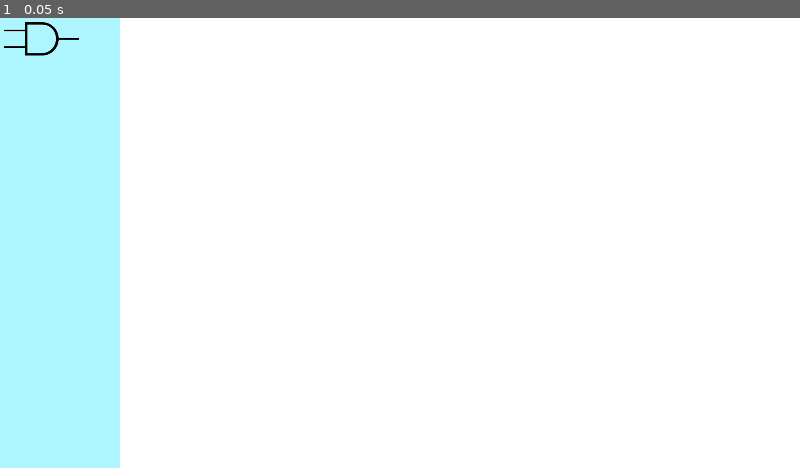
Above: before the commit, frame 1.
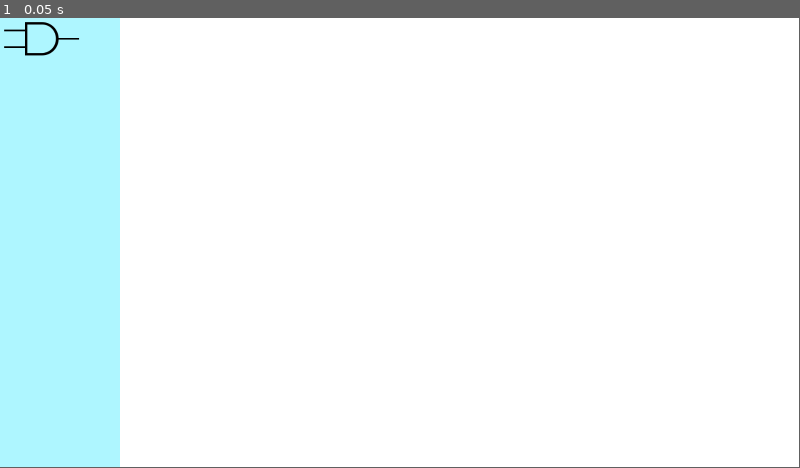
Above: after the commit, the same moment.

Repository: sleep-walkerr/CircuitCanvas
Game: Godot game, scene res://GUI/GUI.tscn
The game is run twice, just before and just after one commit, with the same random seed, the same clock (stepped at 60 frames per second) and the same inputs. This scene is started directly instead of the project's main scene.
Inputs:
- Up to frame 1 (0.05 s): no input
In our replay, the window is 800x450 before the commit and 799x449 after it. These sizes can differ from the game's own. Grey fills any space a smaller window leaves; there, only what the larger window draws over its background counts as a difference.

The runs differ from the first frame. In frame 1, less than 0.1% of the frame differs, in the area x 0-15%, y 0-100%.

Commit message:
Commit notes: Full rework of gates and movement - full rework of gate structure and functionality     - forced to have type when instanced     - helper function to set gate type at any time (allows for switching type after instancing)     - now distincly detects a single click vs a click and drag (this matters for selection functionality) - Full rework of movement system for instanced gates     - instead of using a software cursor, better solution, use the instanced gate as the cursor         - switch to FPS-like control scheme where mouse is captured in center of screen and hidden when moving a gate           and input from captured mouse is used to move gate         - mouse is shown when gate is dropped at its position relative to the gate when picked up (offset based) - Full rework of hover system     - Reference to instanced node is passed to main Node2D from node when said node is hovered over         - This gives the specific node being hovered over and allows changes to be made to its     - Blue highlight when hovered over (will make this look better in the future)

Diff:
--- a/Buffer/Buffer.tscn
+++ /dev/null
@@ -1,47 +0,0 @@
-[gd_scene load_steps=6 format=2]
-
-[ext_resource path="res://Buffer/BufferScript.gd" type="Script" id=1]
-[ext_resource path="res://Buffer/Buffer.png" type="Texture" id=2]
-
-[sub_resource type="CanvasItemMaterial" id=3]
-
-[sub_resource type="RectangleShape2D" id=1]
-extents = Vector2( 117.5, 57.5 )
-
-[sub_resource type="GDScript" id=2]
-script/source = "extends Area2D
-
-
-# Declare member variables here. Examples:
-# var a = 2
-# var b = \"text\"
-
-
-# Called when the node enters the scene tree for the first time.
-func _ready():
-	pass#connect(\"mouse_entered\", get_parent().get_parent(), \"testFunc\")
-
-
-# Called every frame. 'delta' is the elapsed time since the previous frame.
-#func _process(delta):
-#	pass
-"
-
-[node name="BufferTest" type="KinematicBody2D"]
-script = ExtResource( 1 )
-
-[node name="BufferSprite" type="Sprite" parent="."]
-texture = ExtResource( 2 )
-
-[node name="CollisionShape2D" type="CollisionShape2D" parent="."]
-material = SubResource( 3 )
-shape = SubResource( 1 )
-
-[node name="Area2D" type="Area2D" parent="."]
-script = SubResource( 2 )
-
-[node name="CollisionShape2D" type="CollisionShape2D" parent="Area2D"]
-shape = SubResource( 1 )
-
-[connection signal="ready" from="." to="." method="_on_BufferTest_ready"]
-[connection signal="input_event" from="Area2D" to="." method="_on_Area2D_input_event"]
--- a/Buffer/BufferScript.gd
+++ /dev/null
@@ -1,34 +0,0 @@
-extends KinematicBody2D
-
-var selected = false
-var offset
-var frame = 0
-
-func _on_Area2D_input_event(viewport, event, shape_idx):
-		if Input.is_action_just_pressed("click]"):
-			selected = true
-			offset = get_global_mouse_position() - global_position
-
-
-
-
-
-func _physics_process(delta):
-	if selected:
-		#for non-collision slide through
-		#global_position = lerp(global_position, get_global_mouse_position() - offset, 25 * delta)
-
-		#for collision based interaction with gates
-		var direction = (get_global_mouse_position() - position) - offset
-		move_and_collide(direction)
-
-
-func _input(event):
-	if event is InputEventMouseButton:
-		if event.button_index == BUTTON_LEFT and not event.pressed:
-			selected = false
-
-
-func _on_BufferTest_ready():
-	$Area2D.connect("mouse_entered", get_parent(), "EnteredInstancedScene")
-	$Area2D.connect("mouse_exited", get_parent(), "ExitedInstancedScene")
--- a/GUI/ANDButtonScript.gd
+++ b/GUI/ANDButtonScript.gd
@@ -8,8 +8,7 @@
 
 # Called when the node enters the scene tree for the first time.
 func _ready():
-	self.connect("mouse_entered", get_node("/root/Node2D"), "OverSelectableScene", [self])
-	self.connect("mouse_exited", get_node("/root/Node2D"), "LeftSelectableScene", [null])
+	pass
 
 
 # Called every frame. 'delta' is the elapsed time since the previous frame.
--- a/GUI/GUI.tscn
+++ b/GUI/GUI.tscn
@@ -27,4 +27,7 @@
 texture_normal = ExtResource( 2 )
 script = ExtResource( 3 )
 
+[node name="CanvasLayer" type="CanvasLayer" parent="."]
+follow_viewport_enable = true
+
 [connection signal="pressed" from="VBoxContainer/ANDButton" to="VBoxContainer/ANDButton" method="_on_ANDButton_pressed"]
--- a/GUI/GUIScript.gd
+++ b/GUI/GUIScript.gd
@@ -9,12 +9,7 @@
 
 # Called when the node enters the scene tree for the first time.
 func _ready():
-	self.connect("mouse_entered", get_node("/root/Node2D"), "OverSelectableScene", [self])
-	self.connect("mouse_exited", get_node("/root/Node2D"), "LeftSelectableScene", [null])
-
-
-
-
+	pass
 
 # Called every frame. 'delta' is the elapsed time since the previous frame.
 #func _process(delta):
--- a/Gate/Gate.gd
+++ b/Gate/Gate.gd
@@ -1,38 +1,26 @@
 extends KinematicBody2D
 
-var selected = false
 var offset
 var frame = 0
-var type = null
+var type = "OR"
 var gateSprite = Sprite.new()
 
 
 
 func _on_Area2D_input_event(viewport, event, shape_idx):
-		if Input.is_action_just_pressed("click]"):
-			selected = true
-			offset = get_global_mouse_position() - global_position
+	if Input.is_action_just_pressed("click]"):
+		offset = get_global_mouse_position() - global_position
 
-
-
-
-func _physics_process(delta): #consider using *_input (not the same as _input)
-	if selected:
+func _physics_process(delta): # should be used when querying the state of an input (in this case, to query whether left click is still pressed)
+	if Input.is_mouse_button_pressed(1):
 		#global_position = lerp(global_position, get_global_mouse_position() - offset, 25 * delta)
 		var direction = (get_global_mouse_position() - position) - offset
 		move_and_collide(direction)
-
-
-func _input(event):
-	if event is InputEventMouseButton:
-		if event.button_index == BUTTON_LEFT and not event.pressed:
-			selected = false
 
 func set_Gate_Type(type):
 	gateSprite.texture = load("res://Gate/" + type + ".png")
 	self.add_child(gateSprite)
 
-
 func _ready():
 	set_Gate_Type(type)
 	$Area2D.connect("mouse_entered", get_parent(), "OverSelectableScene", [self])
--- a/MainScene.gd
+++ b/MainScene.gd
@@ -4,30 +4,58 @@
 # Declare member variables here. Examples:
 # var a = 2
 # var b = "text"
-var selectedGate = null
+var selectedGate = "OR"
 var scene_currently_over
+var selected_scenes
+
+var mouseDelta = Vector2(0,0)
+
 # Called when the node enters the scene tree for the first time.
 func _ready():
 	pass # Replace with function body.
 
+func OverSelectionGUI():
+	pass
+
 func OverSelectableScene(currently_over): #sets scene_currently_over to a reference of the instanced scene currently being hovered over
-	scene_currently_over = currently_over
+	if Input.mouse_mode != Input.MOUSE_MODE_CAPTURED:
+		scene_currently_over = currently_over
+		scene_currently_over.set_physics_process(true)
+		scene_currently_over.Blank.visible = true
 
 func LeftSelectableScene(currently_over): #sets scene_currently_over to null, bc now you aren't over anything...
-	scene_currently_over = currently_over
+	if Input.mouse_mode != Input.MOUSE_MODE_CAPTURED:
+		scene_currently_over.Blank.visible = false
+		scene_currently_over.set_physics_process(false)
+		scene_currently_over = currently_over
+
+# add, remove, and clear selected gates
+# selection list should be cleared when blank canvas is clicked or gate is clicked
+# when gate is clicked, add to selection list
+func SelectGates():#Add list of gates (most of the time its just going to be one) to list of currently selected gates
+	pass
+
+func DeselectGate(): #Remove gate from list of selected gates (bc selection can only remove one at a time. use windows desktop for reference)
+	pass
 
 func SelectedGate(scenePath):
 	selectedGate = scenePath
 
 func _input(event):
-	if event.is_action_pressed("click]") and scene_currently_over == null:
-		var gate_instance = load("res://Gate/Gate.tscn").instance()
+	if event.is_action_pressed("click]") and scene_currently_over == null and selectedGate != null:
+		var gate_instance = load("res://GateProto/Gate.tscn").instance()
+		gate_instance.type = selectedGate
 		gate_instance.position = get_local_mouse_position()
-		gate_instance.type = selectedGate
 		self.add_child(gate_instance)
 
+	#just some tests here to see how i can make this functional
+	elif event is InputEventMouseMotion and scene_currently_over is KinematicBody2D:
+		mouseDelta = event.relative#Input.get_last_mouse_speed()
 
 
 # Called every frame. 'delta' is the elapsed time since the previous frame.
-#func _process(delta):
-#	pass
+func _process(delta):
+	#print(Performance.get_monitor(Performance.TIME_FPS))
+	if Input.mouse_mode == Input.MOUSE_MODE_CAPTURED:
+		scene_currently_over.direction += mouseDelta * 1000 * delta#Input.get_last_mouse_speed()
+		mouseDelta = Vector2(0,0)
--- a/MainScene.tscn
+++ b/MainScene.tscn
@@ -1,12 +1,15 @@
-[gd_scene load_steps=3 format=2]
+[gd_scene load_steps=5 format=2]
 
+[ext_resource path="res://testcube.jpg" type="Texture" id=1]
 [ext_resource path="res://MainScene.gd" type="Script" id=2]
+[ext_resource path="res://GateProto/Gate.tscn" type="PackedScene" id=3]
 [ext_resource path="res://GUI/GUI.tscn" type="PackedScene" id=10]
 
 [node name="Node2D" type="Node2D"]
 script = ExtResource( 2 )
 
 [node name="Control" parent="." instance=ExtResource( 10 )]
+pause_mode = 2
 margin_right = 200.0
 
 [node name="TextEdit" type="TextEdit" parent="."]
@@ -15,7 +18,16 @@
 margin_top = 637.0
 margin_right = 705.0
 margin_bottom = 819.0
-text = "- Toggleable input / output instanced scene (click to toggle)
+text = "From the perspective of 3 major zones:
+	1. Main Canvas
+	2. Objects on Canvas
+	3. Selection GUI Hovering Over Canvas
+
+
+
+
+
+- Toggleable input / output instanced scene (click to toggle)
 - wires
 - Gates:
 	- self-contained movement system
@@ -28,4 +40,15 @@
 - Make circuit canvas and gui one in the same and instance them in main scene (more modular)
 - at level holding gate instanced scenes, keep a reference(s) to the currently selected(s) scene - could be a dictionary (also keep the current highlighted or special outline etc.)
 - show indicatior (glow, outline, whatever) on EVERY selectable object to indicate what will be selected when clicked"
-scroll_vertical = 3.0
+
+[node name="GATEProtoScene" parent="." instance=ExtResource( 3 )]
+position = Vector2( 347, 398 )
+
+[node name="GATEProtoScene2" parent="." instance=ExtResource( 3 )]
+pause_mode = 1
+position = Vector2( 349, 126 )
+
+[node name="Testcube" type="Sprite" parent="."]
+show_behind_parent = true
+position = Vector2( 1050, 418 )
+texture = ExtResource( 1 )
--- a/NAND/NAND.tscn
+++ /dev/null
@@ -1,44 +0,0 @@
-[gd_scene load_steps=5 format=2]
-
-[ext_resource path="res://Buffer/BufferScript.gd" type="Script" id=1]
-[ext_resource path="res://NAND/NAND.png" type="Texture" id=2]
-
-[sub_resource type="RectangleShape2D" id=1]
-extents = Vector2( 117.5, 57.5 )
-
-[sub_resource type="GDScript" id=2]
-script/source = "extends Area2D
-
-
-# Declare member variables here. Examples:
-# var a = 2
-# var b = \"text\"
-
-
-# Called when the node enters the scene tree for the first time.
-func _ready():
-	pass#connect(\"mouse_entered\", get_parent().get_parent(), \"testFunc\")
-
-
-# Called every frame. 'delta' is the elapsed time since the previous frame.
-#func _process(delta):
-#	pass
-"
-
-[node name="NANDScene" type="KinematicBody2D"]
-script = ExtResource( 1 )
-
-[node name="NANDSprite" type="Sprite" parent="."]
-texture = ExtResource( 2 )
-
-[node name="CollisionShape2D" type="CollisionShape2D" parent="."]
-shape = SubResource( 1 )
-
-[node name="Area2D" type="Area2D" parent="."]
-script = SubResource( 2 )
-
-[node name="CollisionShape2D" type="CollisionShape2D" parent="Area2D"]
-shape = SubResource( 1 )
-
-[connection signal="ready" from="." to="." method="_on_BufferTest_ready"]
-[connection signal="input_event" from="Area2D" to="." method="_on_Area2D_input_event"]
--- a/NAND/NANDScript.gd
+++ /dev/null
@@ -1,33 +0,0 @@
-extends KinematicBody2D
-
-var selected = false
-var offset
-var frame = 0
-
-func _process(delta):
-	Input.mouse_mode
-
-func _on_Area2D_input_event(viewport, event, shape_idx):
-		if Input.is_action_just_pressed("click]"):
-			selected = true
-			offset = get_global_mouse_position() - global_position
-
-
-
-
-func _physics_process(delta):
-	if selected:
-		#global_position = lerp(global_position, get_global_mouse_position() - offset, 25 * delta)
-		var direction = (get_global_mouse_position() - position) - offset
-		move_and_collide(direction)
-
-
-func _input(event):
-	if event is InputEventMouseButton:
-		if event.button_index == BUTTON_LEFT and not event.pressed:
-			selected = false
-
-
-func _on_BufferTest_ready():
-	$Area2D.connect("mouse_entered", get_parent(), "EnteredInstancedScene")
-	$Area2D.connect("mouse_exited", get_parent(), "ExitedInstancedScene")
--- a/NOR/NOR.tscn
+++ /dev/null
@@ -1,47 +0,0 @@
-[gd_scene load_steps=6 format=2]
-
-[ext_resource path="res://Buffer/BufferScript.gd" type="Script" id=1]
-[ext_resource path="res://NOR/NOR.png" type="Texture" id=2]
-
-[sub_resource type="CanvasItemMaterial" id=3]
-
-[sub_resource type="RectangleShape2D" id=1]
-extents = Vector2( 117.5, 57.5 )
-
-[sub_resource type="GDScript" id=2]
-script/source = "extends Area2D
-
-
-# Declare member variables here. Examples:
-# var a = 2
-# var b = \"text\"
-
-
-# Called when the node enters the scene tree for the first time.
-func _ready():
-	pass#connect(\"mouse_entered\", get_parent().get_parent(), \"testFunc\")
-
-
-# Called every frame. 'delta' is the elapsed time since the previous frame.
-#func _process(delta):
-#	pass
-"
-
-[node name="NORScene" type="KinematicBody2D"]
-script = ExtResource( 1 )
-
-[node name="NORSprite" type="Sprite" parent="."]
-texture = ExtResource( 2 )
-
-[node name="CollisionShape2D" type="CollisionShape2D" parent="."]
-material = SubResource( 3 )
-shape = SubResource( 1 )
-
-[node name="Area2D" type="Area2D" parent="."]
-script = SubResource( 2 )
-
-[node name="CollisionShape2D" type="CollisionShape2D" parent="Area2D"]
-shape = SubResource( 1 )
-
-[connection signal="ready" from="." to="." method="_on_BufferTest_ready"]
-[connection signal="input_event" from="Area2D" to="." method="_on_Area2D_input_event"]
--- a/NOR/NORScript.gd
+++ /dev/null
@@ -1,33 +0,0 @@
-extends KinematicBody2D
-
-var selected = false
-var offset
-var frame = 0
-
-func _process(delta):
-	Input.mouse_mode
-
-func _on_Area2D_input_event(viewport, event, shape_idx):
-		if Input.is_action_just_pressed("click]"):
-			selected = true
-			offset = get_global_mouse_position() - global_position
-
-
-
-
-func _physics_process(delta):
-	if selected:
-		#global_position = lerp(global_position, get_global_mouse_position() - offset, 25 * delta)
-		var direction = (get_global_mouse_position() - position) - offset
-		move_and_collide(direction)
-
-
-func _input(event):
-	if event is InputEventMouseButton:
-		if event.button_index == BUTTON_LEFT and not event.pressed:
-			selected = false
-
-
-func _on_BufferTest_ready():
-	$Area2D.connect("mouse_entered", get_parent(), "EnteredInstancedScene")
-	$Area2D.connect("mouse_exited", get_parent(), "ExitedInstancedScene")
--- a/NOT/NOT.tscn
+++ /dev/null
@@ -1,44 +0,0 @@
-[gd_scene load_steps=5 format=2]
-
-[ext_resource path="res://Buffer/BufferScript.gd" type="Script" id=1]
-[ext_resource path="res://NOT/NOT.png" type="Texture" id=2]
-
-[sub_resource type="RectangleShape2D" id=1]
-extents = Vector2( 117.5, 57.5 )
-
-[sub_resource type="GDScript" id=2]
-script/source = "extends Area2D
-
-
-# Declare member variables here. Examples:
-# var a = 2
-# var b = \"text\"
-
-
-# Called when the node enters the scene tree for the first time.
-func _ready():
-	pass#connect(\"mouse_entered\", get_parent().get_parent(), \"testFunc\")
-
-
-# Called every frame. 'delta' is the elapsed time since the previous frame.
-#func _process(delta):
-#	pass
-"
-
-[node name="NOTScene" type="KinematicBody2D"]
-script = ExtResource( 1 )
-
-[node name="NOTSprite" type="Sprite" parent="."]
-texture = ExtResource( 2 )
-
-[node name="CollisionShape2D" type="CollisionShape2D" parent="."]
-shape = SubResource( 1 )
-
-[node name="Area2D" type="Area2D" parent="."]
-script = SubResource( 2 )
-
-[node name="CollisionShape2D" type="CollisionShape2D" parent="Area2D"]
-shape = SubResource( 1 )
-
-[connection signal="ready" from="." to="." method="_on_BufferTest_ready"]
-[connection signal="input_event" from="Area2D" to="." method="_on_Area2D_input_event"]
--- a/NOT/NOTScript.gd
+++ /dev/null
@@ -1,33 +0,0 @@
-extends KinematicBody2D
-
-var selected = false
-var offset
-var frame = 0
-
-func _process(delta):
-	Input.mouse_mode
-
-func _on_Area2D_input_event(viewport, event, shape_idx):
-		if Input.is_action_just_pressed("click]"):
-			selected = true
-			offset = get_global_mouse_position() - global_position
-
-
-
-
-func _physics_process(delta):
-	if selected:
-		#global_position = lerp(global_position, get_global_mouse_position() - offset, 25 * delta)
-		var direction = (get_global_mouse_position() - position) - offset
-		move_and_collide(direction)
-
-
-func _input(event):
-	if event is InputEventMouseButton:
-		if event.button_index == BUTTON_LEFT and not event.pressed:
-			selected = false
-
-
-func _on_BufferTest_ready():
-	$Area2D.connect("mouse_entered", get_parent(), "EnteredInstancedScene")
-	$Area2D.connect("mouse_exited", get_parent(), "ExitedInstancedScene")
--- a/OR/OR.tscn
+++ /dev/null
@@ -1,44 +0,0 @@
-[gd_scene load_steps=5 format=2]
-
-[ext_resource path="res://Buffer/BufferScript.gd" type="Script" id=1]
-[ext_resource path="res://OR/OR.png" type="Texture" id=2]
-
-[sub_resource type="RectangleShape2D" id=1]
-extents = Vector2( 117.5, 57.5 )
-
-[sub_resource type="GDScript" id=2]
-script/source = "extends Area2D
-
-
-# Declare member variables here. Examples:
-# var a = 2
-# var b = \"text\"
-
-
-# Called when the node enters the scene tree for the first time.
-func _ready():
-	pass#connect(\"mouse_entered\", get_parent().get_parent(), \"testFunc\")
-
-
-# Called every frame. 'delta' is the elapsed time since the previous frame.
-#func _process(delta):
-#	pass
-"
-
-[node name="ORScene" type="KinematicBody2D"]
-script = ExtResource( 1 )
-
-[node name="ORSprite" type="Sprite" parent="."]
-texture = ExtResource( 2 )
-
-[node name="CollisionShape2D" type="CollisionShape2D" parent="."]
-shape = SubResource( 1 )
-
-[node name="Area2D" type="Area2D" parent="."]
-script = SubResource( 2 )
-
-[node name="CollisionShape2D" type="CollisionShape2D" parent="Area2D"]
-shape = SubResource( 1 )
-
-[connection signal="ready" from="." to="." method="_on_BufferTest_ready"]
-[connection signal="input_event" from="Area2D" to="." method="_on_Area2D_input_event"]
--- a/OR/ORScript.gd
+++ /dev/null
@@ -1,33 +0,0 @@
-extends KinematicBody2D
-
-var selected = false
-var offset
-var frame = 0
-
-func _process(delta):
-	Input.mouse_mode
-
-func _on_Area2D_input_event(viewport, event, shape_idx):
-		if Input.is_action_just_pressed("click]"):
-			selected = true
-			offset = get_global_mouse_position() - global_position
-
-
-
-
-func _physics_process(delta):
-	if selected:
-		#global_position = lerp(global_position, get_global_mouse_position() - offset, 25 * delta)
-		var direction = (get_global_mouse_position() - position) - offset
-		move_and_collide(direction)
-
-
-func _input(event):
-	if event is InputEventMouseButton:
-		if event.button_index == BUTTON_LEFT and not event.pressed:
-			selected = false
-
-
-func _on_BufferTest_ready():
-	$Area2D.connect("mouse_entered", get_parent(), "EnteredInstancedScene")
-	$Area2D.connect("mouse_exited", get_parent(), "ExitedInstancedScene")
--- a/XNOR/XNOR.tscn
+++ /dev/null
@@ -1,44 +0,0 @@
-[gd_scene load_steps=5 format=2]
-
-[ext_resource path="res://Buffer/BufferScript.gd" type="Script" id=1]
-[ext_resource path="res://XNOR/XNOR.png" type="Texture" id=2]
-
-[sub_resource type="RectangleShape2D" id=1]
-extents = Vector2( 117.5, 57.5 )
-
-[sub_resource type="GDScript" id=2]
-script/source = "extends Area2D
-
-
-# Declare member variables here. Examples:
-# var a = 2
-# var b = \"text\"
-
-
-# Called when the node enters the scene tree for the first time.
-func _ready():
-	pass#connect(\"mouse_entered\", get_parent().get_parent(), \"testFunc\")
-
-
-# Called every frame. 'delta' is the elapsed time since the previous frame.
-#func _process(delta):
-#	pass
-"
-
-[node name="XNORScene" type="KinematicBody2D"]
-script = ExtResource( 1 )
-
-[node name="XNORSprite" type="Sprite" parent="."]
-texture = ExtResource( 2 )
-
-[node name="CollisionShape2D" type="CollisionShape2D" parent="."]
-shape = SubResource( 1 )
-
-[node name="Area2D" type="Area2D" parent="."]
-script = SubResource( 2 )
-
-[node name="CollisionShape2D" type="CollisionShape2D" parent="Area2D"]
-shape = SubResource( 1 )
-
-[connection signal="ready" from="." to="." method="_on_BufferTest_ready"]
-[connection signal="input_event" from="Area2D" to="." method="_on_Area2D_input_event"]
--- a/XNOR/XNORScript.gd
+++ /dev/null
@@ -1,33 +0,0 @@
-extends KinematicBody2D
-
-var selected = false
-var offset
-var frame = 0
-
-func _process(delta):
-	Input.mouse_mode
-
-func _on_Area2D_input_event(viewport, event, shape_idx):
-		if Input.is_action_just_pressed("click]"):
-			selected = true
-			offset = get_global_mouse_position() - global_position
-
-
-
-
-func _physics_process(delta):
-	if selected:
-		#global_position = lerp(global_position, get_global_mouse_position() - offset, 25 * delta)
-		var direction = (get_global_mouse_position() - position) - offset
-		move_and_collide(direction)
-
-
-func _input(event):
-	if event is InputEventMouseButton:
-		if event.button_index == BUTTON_LEFT and not event.pressed:
-			selected = false
-
-
-func _on_BufferTest_ready():
-	$Area2D.connect("mouse_entered", get_parent(), "EnteredInstancedScene")
-	$Area2D.connect("mouse_exited", get_parent(), "ExitedInstancedScene")
--- a/XOR/XOR.tscn
+++ /dev/null
@@ -1,48 +0,0 @@
-[gd_scene load_steps=6 format=2]
-
-[ext_resource path="res://XOR/XOR.png" type="Texture" id=1]
-[ext_resource path="res://Buffer/BufferScript.gd" type="Script" id=2]
-
-[sub_resource type="CanvasItemMaterial" id=3]
-
-[sub_resource type="RectangleShape2D" id=1]
-extents = Vector2( 117.5, 57.5 )
-
-[sub_resource type="GDScript" id=2]
-script/source = "extends Area2D
-
-
-# Declare member variables here. Examples:
-# var a = 2
-# var b = \"text\"
-
-
-# Called when the node enters the scene tree for the first time.
-func _ready():
-	pass#connect(\"mouse_entered\", get_parent().get_parent(), \"testFunc\")
-
-
-# Called every frame. 'delta' is the elapsed time since the previous frame.
-#func _process(delta):
-#	pass
-"
-
-[node name="XORScene" type="KinematicBody2D"]
-collision/safe_margin = 0.001
-script = ExtResource( 2 )
-
-[node name="XORSprite" type="Sprite" parent="."]
-texture = ExtResource( 1 )
-
-[node name="CollisionShape2D" type="CollisionShape2D" parent="."]
-material = SubResource( 3 )
-shape = SubResource( 1 )
-
-[node name="Area2D" type="Area2D" parent="."]
-script = SubResource( 2 )
-
-[node name="CollisionShape2D" type="CollisionShape2D" parent="Area2D"]
-shape = SubResource( 1 )
-
-[connection signal="ready" from="." to="." method="_on_BufferTest_ready"]
-[connection signal="input_event" from="Area2D" to="." method="_on_Area2D_input_event"]
--- a/XOR/XORScript.gd
+++ /dev/null
@@ -1,33 +0,0 @@
-extends KinematicBody2D
-
-var selected = false
-var offset
-var frame = 0
-
-func _process(delta):
-	Input.mouse_mode
-
-func _on_Area2D_input_event(viewport, event, shape_idx):
-		if Input.is_action_just_pressed("click]"):
-			selected = true
-			offset = get_global_mouse_position() - global_position
-
-
-
-
-func _physics_process(delta):
-	if selected:
-		#global_position = lerp(global_position, get_global_mouse_position() - offset, 25 * delta)
-		var direction = (get_global_mouse_position() - position) - offset
-		move_and_collide(direction)
-
-
-func _input(event):
-	if event is InputEventMouseButton:
-		if event.button_index == BUTTON_LEFT and not event.pressed:
-			selected = false
-
-
-func _on_BufferTest_ready():
-	$Area2D.connect("mouse_entered", get_parent(), "EnteredInstancedScene")
-	$Area2D.connect("mouse_exited", get_parent(), "ExitedInstancedScene")
--- a/project.godot
+++ b/project.godot
@@ -13,7 +13,6 @@
 config/name="Godot Sdlgui"
 run/main_scene="res://MainScene.tscn"
 run/delta_smoothing=false
-boot_splash/bg_color=Color( 0.054902, 0.462745, 0.556863, 1 )
 
 [display]
 
@@ -21,8 +20,6 @@
 window/size/height=1080
 window/dpi/allow_hidpi=true
 window/vsync/use_vsync=false
-window/stretch/mode="2d"
-window/stretch/aspect="keep"
 
 [editor]
 
Binary file removed: Buffer/Buffer.png
Not shown, removed: Buffer/Buffer.png.import
Binary file removed: NAND/NAND.png
Not shown, removed: NAND/NAND.png.import
Binary file removed: NOR/NOR.png
Not shown, removed: NOR/NOR.png.import
Binary file removed: NOT/NOT.png
Not shown, removed: NOT/NOT.png.import
Binary file removed: OR/OR.png
Not shown, removed: OR/OR.png.import
Binary file removed: XNOR/XNOR.png
Not shown, removed: XNOR/XNOR.png.import
(and 2 more such lines)
